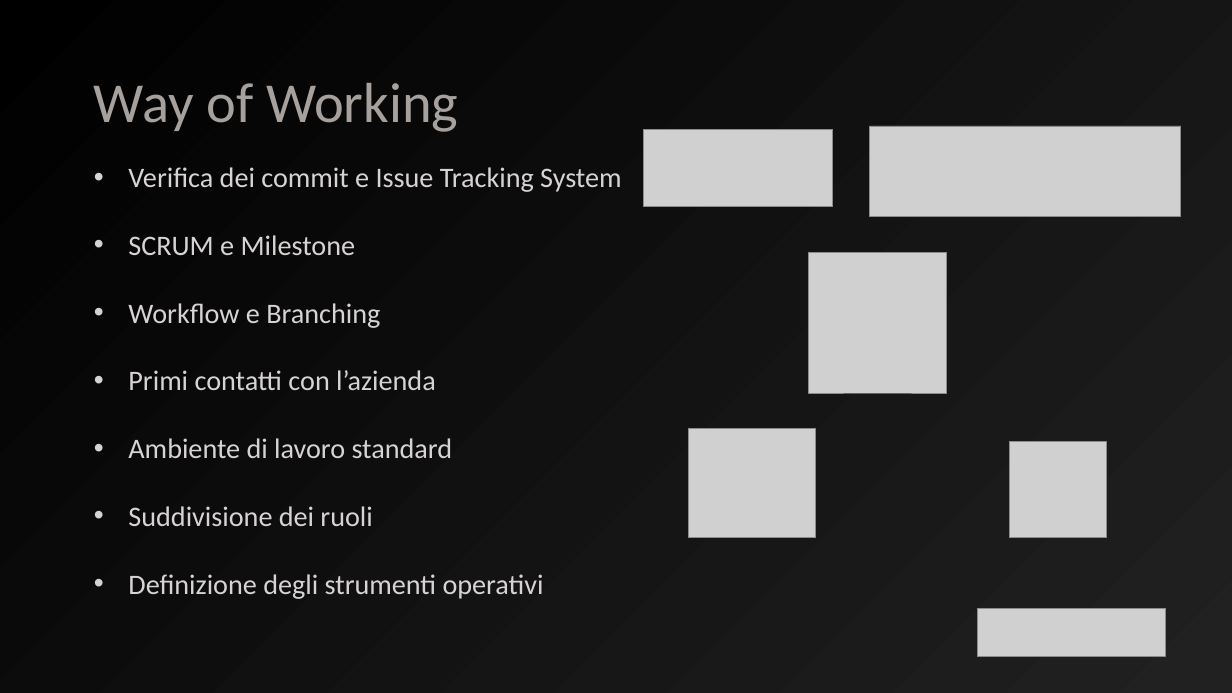
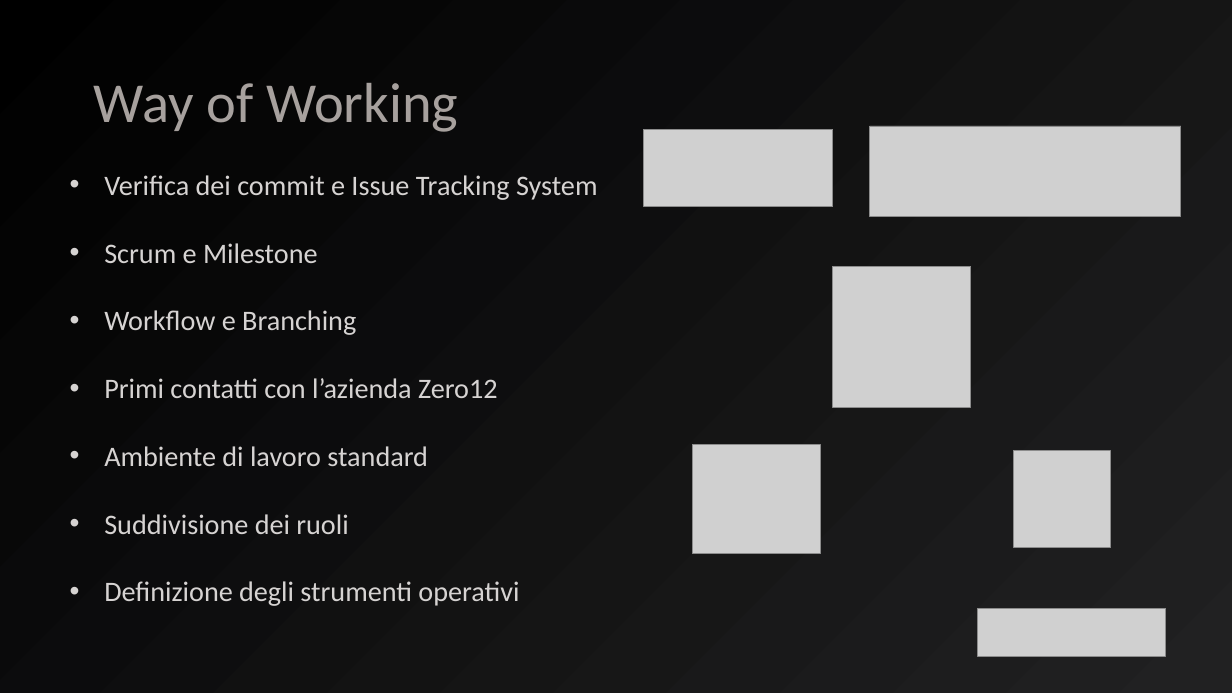
Before and after one commit to SWEG-Software-Engineering-Group/docs, a slide deck: slide 2 of Diari di bordo/Diario di bordo 07-11-2022.pptx. Drawn at 1232x693 pixels with LibreOffice and Linux fonts; fonts in the diff are those of the drawing; grey boxes stand for pictures. Boxes give left, top, right and bottom in pixels: in the first picture for what was removed or moved away, otherwise in the second. Text is boxed around its words. In the diff, an @@ line names an element or a change of style, - is before the commit and + after.

```diff
--- a/Diari di bordo/Diario di bordo 07-11-2022.pptx
+++ b/Diari di bordo/Diario di bordo 07-11-2022.pptx
@@ text "Verifica dei commit e Issue ...": place and size @@
-text "Verifica dei commit e Issue ..." at (128, 167, 621, 599)
+text "Verifica dei commit e Issue ..." at (104, 175, 597, 606)
@@ text at (104, 243, 318, 263): text changed @@
-• SCRUM e Milestone
+• Scrum e Milestone
@@ picture: place and size @@
-picture at (809, 252, 947, 393)
+picture at (833, 266, 971, 407)
@@ text at (104, 378, 498, 398): text changed @@
-• Primi contatti con l’azienda
+• Primi contatti con l’azienda Zero12
@@ picture: place and size @@
-picture at (689, 429, 816, 538)
+picture at (693, 445, 821, 554)
@@ picture: place and size @@
-picture at (1010, 441, 1107, 538)
+picture at (1014, 451, 1111, 548)
```
Also in this commit, not shown: 2 other slides changed.
